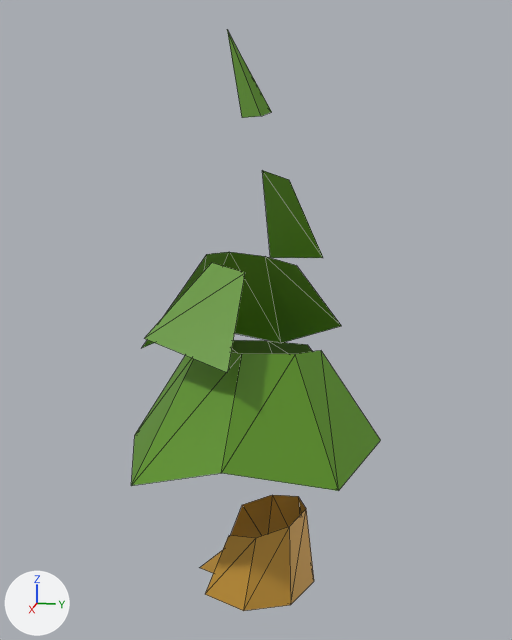
The glTF model public/Assets/models/pinia/lod1/model.glb as it was, and as the next commit left it.
Camera for both pictures: a camera (50 mm lens) standing at (14.95, 3.01, 10.15) and looking at (-0.08, 0.0, 6.39). The axes (+X, +Y, +Z) are drawn at lower left. The lights are the same throughout. The first picture is the older version. Mesh edges are drawn as thin lines. Where no turn or scale is listed for an object, it has been applied to the vertices. Vertices at exactly the same position are counted once.
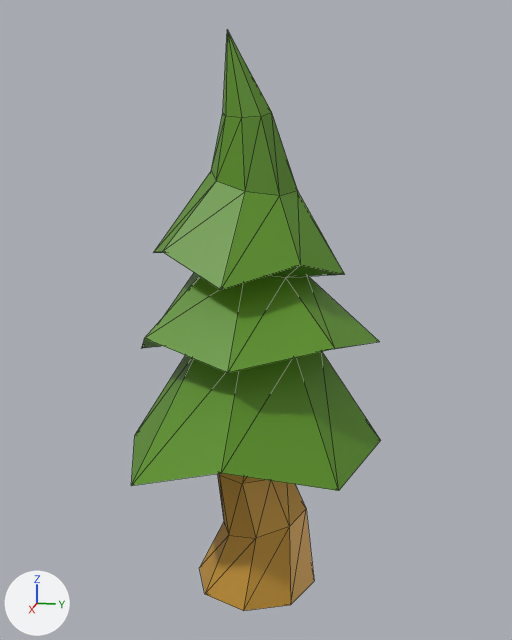
Changed parts and their boxes [x1, y1, x2, y2] in the pictures (512 x 640 px):
'Circle001_1', reshaped: before [200, 495, 314, 611]; after [200, 473, 314, 611]
part 1 of me_mesh_0, built on: before [200, 550, 223, 573]; after [200, 473, 306, 593]
part 2 of me_mesh_1, added (green): after [142, 32, 379, 373]

The change, as a list of edits to the scene's bpy script:
```text
Change me_mesh_0:
    used by ob_circle001_1; location = (-0.09, 0.0, 0.05)
    remove me_mesh_0.from_pydata(...)  # 15 vertices, 14 faces; spans x -1.42..1.42, y -1.42..1.42, z -0.04..1.86
    add me_mesh_0.from_pydata(...)  # 32 vertices, 54 faces; spans x -1.42..1.42, y -1.42..1.42, z -0.04..3.83
    me_mesh_0 part 1
    2 faces are deleted
    17 vertices are added at x -0.86..0.81, y -1.0..0.75, z 1.31..3.83
    42 new faces join them
Change me_mesh_1:
    used by ob_circle001_2; location = (-0.09, 0.0, 0.05)
    remove me_mesh_1.from_pydata(...)  # 42 vertices, 33 faces; spans x -3.1..3.25, y -2.97..2.85, z 3.35..12.33
    add me_mesh_1.from_pydata(...)  # 65 vertices, 120 faces; spans x -3.1..3.25, y -2.97..2.85, z 3.35..12.33
    me_mesh_1 part 2
    23 vertices are added at x -1.44..2.23, y -2.36..2.72, z 3.83..10.89
    87 new faces join them
```
